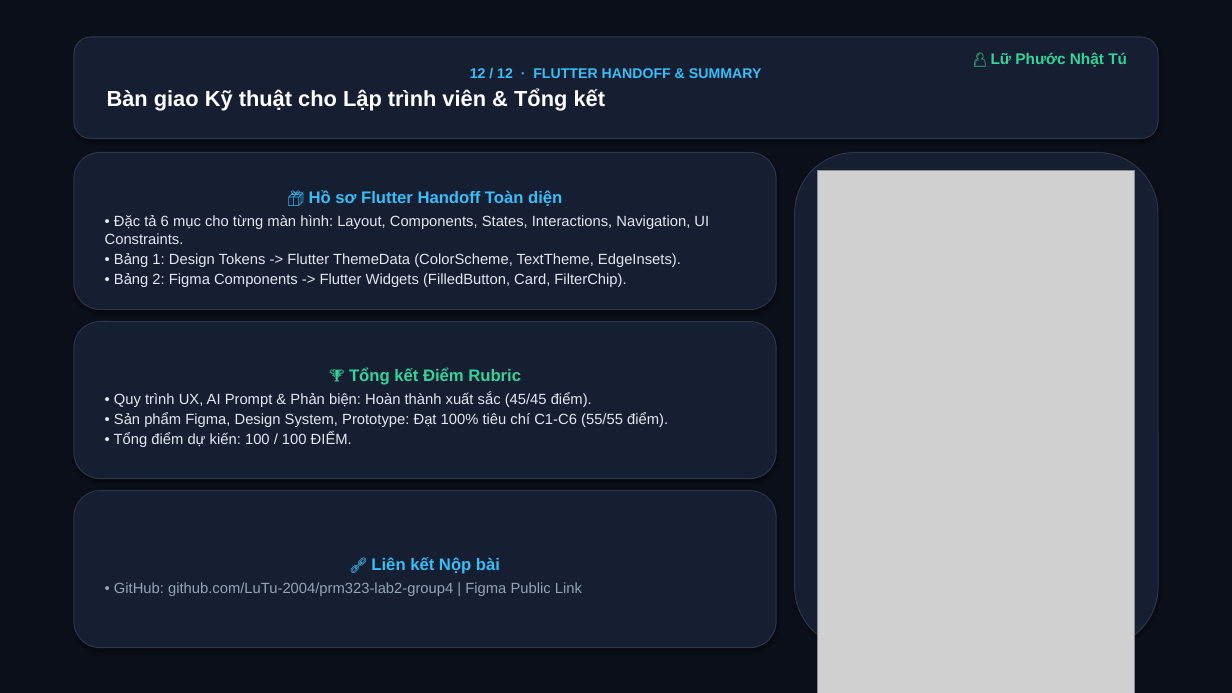
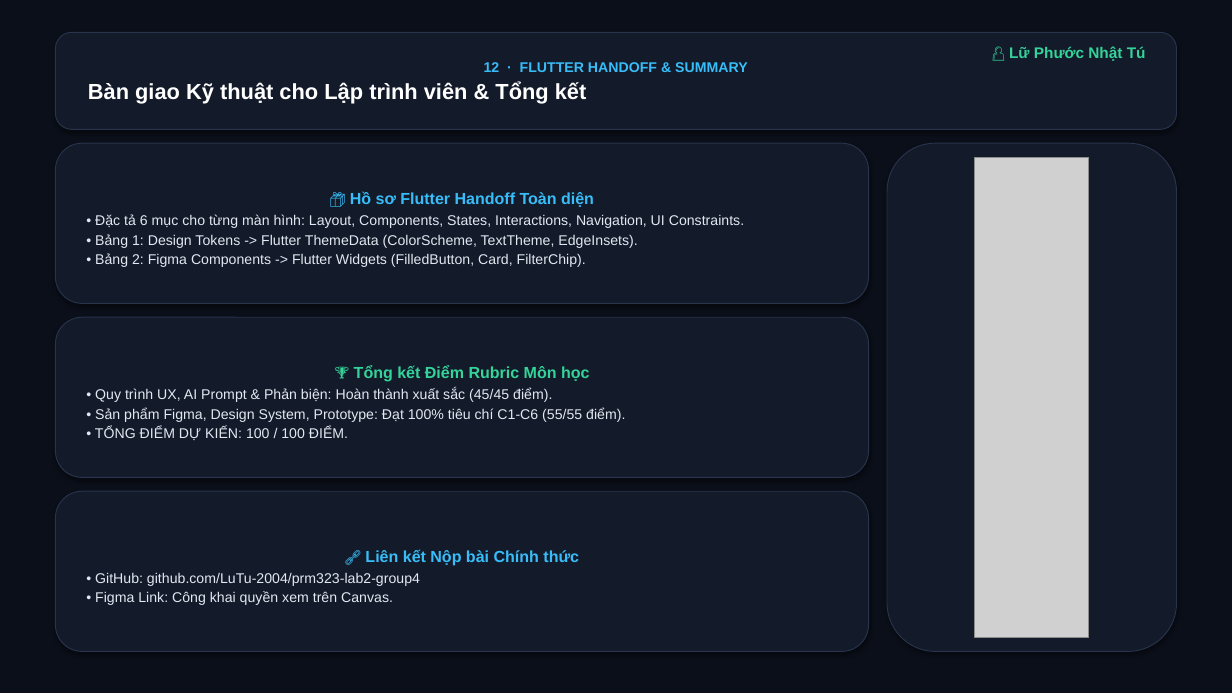
Before and after one commit to LuTu-2004/prm323-lab2-group4, a slide deck: slide 12 of docs/PRM323_Lab2_Nhom4_Slides.pptx. Drawn at 1232x693 pixels with LibreOffice and Linux fonts; fonts in the diff are those of the drawing; grey boxes stand for pictures. Boxes give left, top, right and bottom in pixels: in the first picture for what was removed or moved away, otherwise in the second. Text is boxed around its words. In the diff, an @@ line names an element or a change of style, - is before the commit and + after.

```diff
--- a/docs/PRM323_Lab2_Nhom4_Slides.pptx
+++ b/docs/PRM323_Lab2_Nhom4_Slides.pptx
@@ rounded rectangle "12 · FLUTTER HANDOFF & ...": place and size @@
-rounded rectangle "12 · FLUTTER HANDOFF & ..." at [74, 37, 1158, 139]
+rounded rectangle "12 · FLUTTER HANDOFF & ..." at [55, 32, 1177, 129]
@@ text "👤 Lữ Phước Nhật Tú": place and size @@
-text "👤 Lữ Phước Nhật Tú" at [991, 52, 1127, 67]
+text "👤 Lữ Phước Nhật Tú" at [1009, 46, 1146, 61]
@@ text in rounded rectangle at [484, 62, 748, 72]: text changed @@
-12 / 12 · FLUTTER HANDOFF & SUMMARY
+12 · FLUTTER HANDOFF & SUMMARY
@@ rounded rectangle "📦 Hồ sơ Flutter Handoff ...": place and size @@
-rounded rectangle "📦 Hồ sơ Flutter Handoff ..." at [74, 152, 776, 310]
+rounded rectangle "📦 Hồ sơ Flutter Handoff ..." at [55, 143, 869, 303]
@@ rounded rectangle "📦 Hồ sơ Flutter Handoff ..." at [55, 143, 869, 303]: size 13 to 12.5 pt in "📦 Hồ sơ Flutter Handoff Toàn diện"; size 11.5 to 11 pt in "• Đặc tả 6 mục cho từng ...", "• Bảng 1: Design Tokens -> Flutter ...", "• Bảng 2: Figma Components -> Flutter ..."; less space between paragraphs; fill #161E31 to #131A2A; outline #2D3748 0.75 pt to #28344B 0.75 pt @@
@@ fill #161E31 to #131A2A; outline #2D3748 0.75 pt to #28344B 0.75 pt in 4 elements at [55, 32, 1177, 129], [55, 317, 869, 477], [55, 492, 869, 652], [887, 143, 1177, 652] @@
@@ rounded rectangle: place and size @@
-rounded rectangle at [795, 152, 1158, 648]
+rounded rectangle at [887, 143, 1177, 652]
@@ picture: place and size @@
-picture at [818, 171, 1135, 693]
+picture at [975, 157, 1089, 638]
@@ rounded rectangle "🏆 Tổng kết Điểm Rubric ...": place and size @@
-rounded rectangle "🏆 Tổng kết Điểm Rubric ..." at [74, 322, 776, 479]
+rounded rectangle "🏆 Tổng kết Điểm Rubric ..." at [55, 317, 869, 477]
@@ text in rounded rectangle at [95, 388, 625, 422]: size 11.5 to 11 pt in "• Quy trình UX, AI Prompt & ...", "• Sản phẩm Figma, Design System, Prototype: ..." @@
@@ text in rounded rectangle at [354, 365, 589, 382]: text changed; size 13 to 12.5 pt @@
-🏆 Tổng kết Điểm Rubric
+🏆 Tổng kết Điểm Rubric Môn học
@@ text in rounded rectangle at [95, 427, 348, 440]: text changed; size 11.5 to 11 pt @@
-• Tổng điểm dự kiến: 100 / 100 ĐIỂM.
+• TỔNG ĐIỂM DỰ KIẾN: 100 / 100 ĐIỂM.
@@ rounded rectangle "🔗 Liên kết Nộp bài ...": place and size @@
-rounded rectangle "🔗 Liên kết Nộp bài ..." at [74, 491, 776, 648]
+rounded rectangle "🔗 Liên kết Nộp bài ..." at [55, 492, 869, 652]
@@ text in rounded rectangle at [95, 549, 579, 605]: text changed; size 11.5 to 11 pt; text colour #94A3B8 to #E2E8F0 @@
-🔗 Liên kết Nộp bài
-• GitHub: github.com/LuTu-2004/prm323-lab2-group4 | Figma Public Link
+🔗 Liên kết Nộp bài Chính thức
+• GitHub: github.com/LuTu-2004/prm323-lab2-group4
+• Figma Link: Công khai quyền xem trên Canvas.
```
Also in this commit, not shown: 11 other slides changed, 1 other file.
